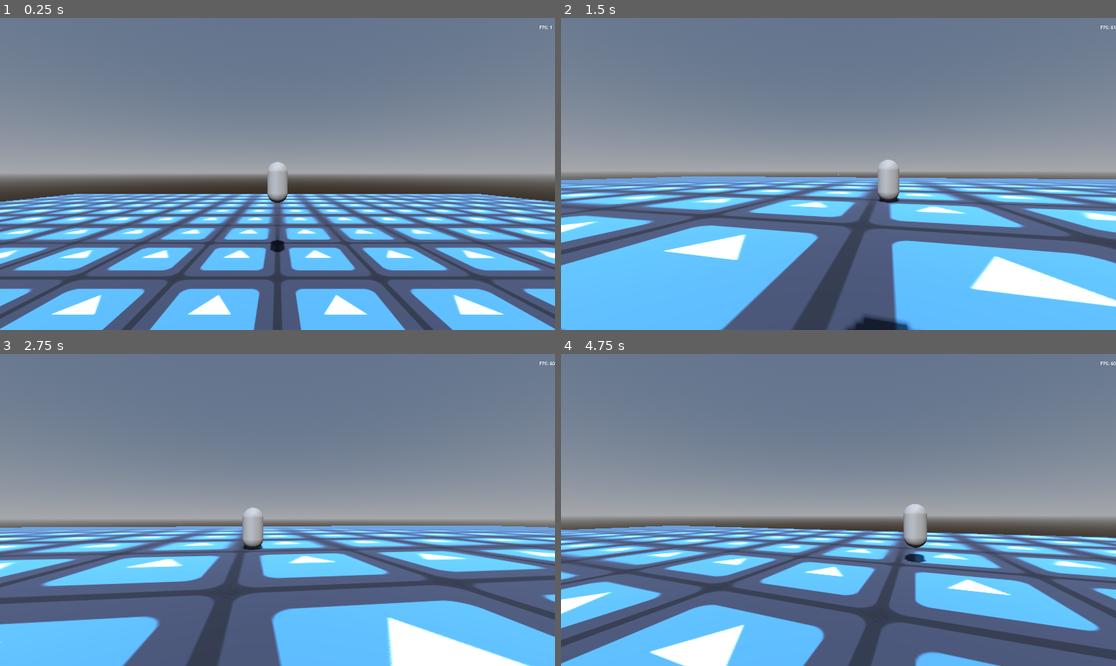
Above: before the commit, frames 1-4 (two rows, left to right).
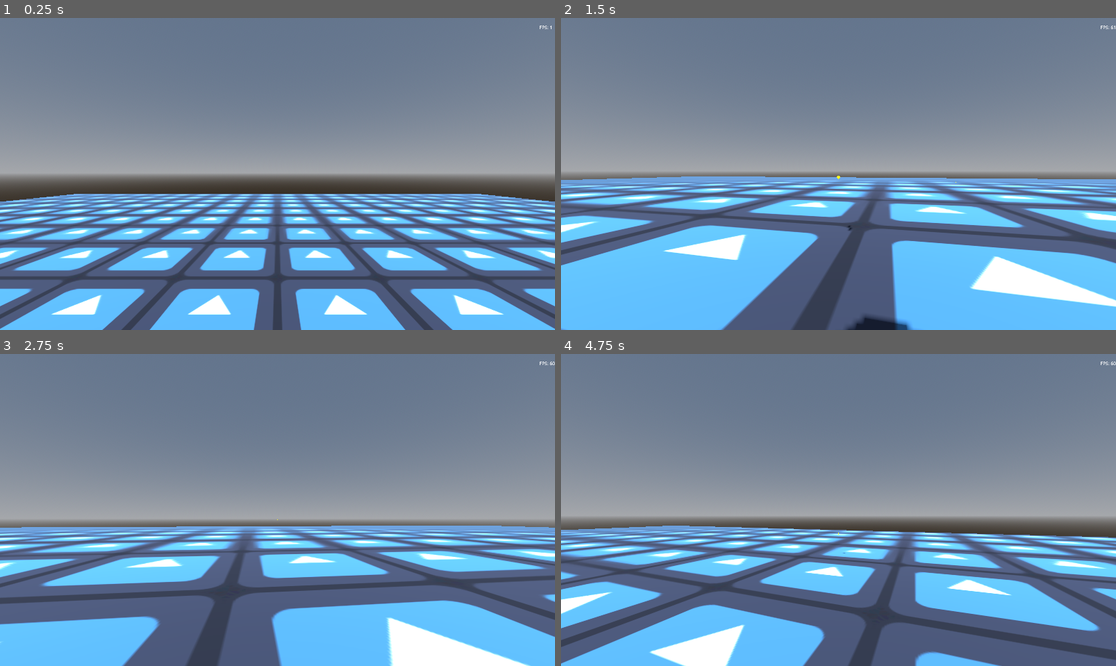
Above: after the commit, the same moments.

Repository: mahdiG/zombool
Game: Godot game, scene res://game.tscn
Same seed, same stepped clock (60 frames per second), same inputs: the game is played once before the commit and once after it. The engine's default icon, where the game draws it, is replaced by a stand-in: a white triangle on a blue panel in a dark square.
Inputs (mouse positions are in pixels of both pictures, inside the frame that each line leads up to):
- Up to frame 1 (0.25 s): no input
- Up to frame 2 (1.5 s): move the mouse to (866, 174) at 0.52 s; press the mouse at (866, 174) at 0.53 s; hold W (move_forward) from 0.53 s (still down); tap Space (jump) at 0.77 s; move the mouse to (810, 174) at 1.27 s; release the mouse at (810, 174) at 1.28 s; click (810, 174) at 1.35 s
- Up to frame 3 (2.75 s): keep holding W (move_forward); tap Space (jump) at 1.52 s; move the mouse to (288, 503) at 2.02 s; press the mouse at (288, 503) at 2.03 s
- Up to frame 4 (4.75 s): keep holding W (move_forward); move the mouse to (832, 516) at 2.77 s; release the mouse at (832, 516) at 2.78 s; click (832, 516) at 2.85 s; tap Space (jump) at 3.02, 3.77, 4.52 s; move the mouse to (877, 513) at 3.52 s; press the mouse at (877, 513) at 3.53 s; move the mouse to (794, 506) at 4.27 s; release the mouse at (794, 506) at 4.28 s; click (794, 506) at 4.35 s

The runs differ from the first frame. In frame 1, 0.5% of the frame differs, in the area x 48-52%, y 46-76%; in frame 2, 0.5%; in frame 3, 0.4%; in frame 4, 0.6%, in the area x 49-66%, y 48-67%.

Commit message:
zombies die now

Diff:
--- a/game.gd
+++ b/game.gd
@@ -34,5 +34,5 @@
 		return
 
 	#print("timer timedout")
-	#spawn_zombie()
-	#zombies_spawned += 1
+	spawn_zombie()
+	zombies_spawned += 1
--- a/game.tscn
+++ b/game.tscn
@@ -1,11 +1,10 @@
-[gd_scene load_steps=17 format=3 uid="uid://gow0dapv2vfr"]
+[gd_scene load_steps=14 format=3 uid="uid://gow0dapv2vfr"]
 
-[ext_resource type="Script" uid="uid://bdpjjkc12bw" path="res://player.gd" id="1_80nbo"]
 [ext_resource type="Script" uid="uid://b1p6wdnn4qppt" path="res://game.gd" id="1_e2o6t"]
 [ext_resource type="PackedScene" uid="uid://cd235ygqed5qe" path="res://zombie.tscn" id="2_feb5d"]
+[ext_resource type="PackedScene" uid="uid://blwv8o35ng6m3" path="res://player.tscn" id="3_7jktm"]
 [ext_resource type="Texture2D" uid="uid://11sve3gj0w8b" path="res://icon.svg" id="4_7jktm"]
 [ext_resource type="AudioStream" uid="uid://b70vlo4hqaf1g" path="res://audio/dreadfulwhispers.mp3" id="4_fc0e3"]
-[ext_resource type="PackedScene" uid="uid://b0astfvi35wnx" path="res://projectile.tscn" id="4_ryrav"]
 
 [sub_resource type="ProceduralSkyMaterial" id="ProceduralSkyMaterial_fc0e3"]
 
@@ -19,10 +18,6 @@
 fog_light_color = Color(0.6553458, 0, 0.113010876, 1)
 fog_density = 1.0
 fog_sky_affect = 0.142
-
-[sub_resource type="CapsuleMesh" id="CapsuleMesh_e2o6t"]
-
-[sub_resource type="CapsuleShape3D" id="CapsuleShape3D_feb5d"]
 
 [sub_resource type="Curve3D" id="Curve3D_feb5d"]
 closed = true
@@ -58,65 +53,8 @@
 transform = Transform3D(1, 0, 0, 0, 0.70710677, 0.7071067, 0, -0.7071067, 0.70710677, 0, 12, 0)
 shadow_enabled = true
 
-[node name="Player" type="CharacterBody3D" parent="."]
+[node name="Player" parent="." instance=ExtResource("3_7jktm")]
 transform = Transform3D(1, 0, 0, 0, 1, 0, 0, 0, 1, 0, 3, 0)
-script = ExtResource("1_80nbo")
-projectile = ExtResource("4_ryrav")
-
-[node name="MeshInstance3D" type="MeshInstance3D" parent="Player"]
-transform = Transform3D(1, 0, 0, 0, 1, 0, 0, 0, 1, 0, 1, 0)
-mesh = SubResource("CapsuleMesh_e2o6t")
-
-[node name="CollisionShape3D" type="CollisionShape3D" parent="Player"]
-transform = Transform3D(1, 0, 0, 0, 1, 0, 0, 0, 1, 0, 1, 0)
-shape = SubResource("CapsuleShape3D_feb5d")
-
-[node name="CameraPivotVertical" type="Node3D" parent="Player"]
-transform = Transform3D(1, 0, 0, 0, 0.999988, 0.00486945, 0, -0.00486945, 0.999988, 0, 1.46296, 0)
-
-[node name="Camera" type="Camera3D" parent="Player/CameraPivotVertical"]
-transform = Transform3D(1, 0, 0, 0, 1.0000001, 1.3969839e-09, 0, -1.3969839e-09, 1.0000001, 0, 0, 0)
-
-[node name="ProjectileSpawnPoint" type="Marker3D" parent="Player/CameraPivotVertical/Camera"]
-transform = Transform3D(1, 0, 0, 0, 1, 0, 0, 0, 1, 0, 0.0030798912, -0.632466)
-
-[node name="OmniLight3D" type="OmniLight3D" parent="Player"]
-transform = Transform3D(1, 0, 0, 0, 1, 0, 0, 0, 1, 0, 1.4000001, -1)
-visible = false
-light_color = Color(0.73, 0.47243163, 0.1971, 1)
-light_energy = 5.57
-light_indirect_energy = 16.0
-omni_attenuation = 1.35
-
-[node name="Player2" type="CharacterBody3D" parent="."]
-transform = Transform3D(1, 0, 0, 0, 1, 0, 0, 0, 1, 0, 3, -10)
-script = ExtResource("1_80nbo")
-projectile = ExtResource("4_ryrav")
-
-[node name="MeshInstance3D" type="MeshInstance3D" parent="Player2"]
-transform = Transform3D(1, 0, 0, 0, 1, 0, 0, 0, 1, 0, 1, 0)
-mesh = SubResource("CapsuleMesh_e2o6t")
-
-[node name="CollisionShape3D" type="CollisionShape3D" parent="Player2"]
-transform = Transform3D(1, 0, 0, 0, 1, 0, 0, 0, 1, 0, 1, 0)
-shape = SubResource("CapsuleShape3D_feb5d")
-
-[node name="CameraPivotVertical" type="Node3D" parent="Player2"]
-transform = Transform3D(1, 0, 0, 0, 0.999988, 0.00486945, 0, -0.00486945, 0.999988, 0, 1.46296, 0)
-
-[node name="Camera" type="Camera3D" parent="Player2/CameraPivotVertical"]
-transform = Transform3D(1, 0, 0, 0, 1.0000001, 1.3969839e-09, 0, -1.3969839e-09, 1.0000001, 0, 0, 0)
-
-[node name="ProjectileSpawnPoint" type="Marker3D" parent="Player2/CameraPivotVertical/Camera"]
-transform = Transform3D(1, 0, 0, 0, 1, 0, 0, 0, 1, 0, 0.0030798912, -0.632466)
-
-[node name="OmniLight3D" type="OmniLight3D" parent="Player2"]
-transform = Transform3D(1, 0, 0, 0, 1, 0, 0, 0, 1, 0, 1.4000001, -1)
-visible = false
-light_color = Color(0.73, 0.47243163, 0.1971, 1)
-light_energy = 5.57
-light_indirect_energy = 16.0
-omni_attenuation = 1.35
 
 [node name="SpawnPath" type="Path3D" parent="."]
 curve = SubResource("Curve3D_feb5d")
--- a/player.gd
+++ b/player.gd
@@ -63,5 +63,4 @@
 
 	var direction := camera_pivot_vertical.global_position.direction_to(projectile_spawn_point.global_position)
 	owner.add_child(bullet)
-	#bullet.apply_central_impulse(direction * (30 + velocity.length()))
-	bullet.apply_central_force(direction * (5000 + velocity.length()))
+	bullet.apply_central_impulse(direction * (30 + velocity.length()))
--- /dev/null
+++ b/player.tscn
@@ -0,0 +1,37 @@
+[gd_scene load_steps=5 format=3 uid="uid://blwv8o35ng6m3"]
+
+[ext_resource type="Script" uid="uid://bdpjjkc12bw" path="res://player.gd" id="1_onrkg"]
+[ext_resource type="PackedScene" uid="uid://b0astfvi35wnx" path="res://projectile.tscn" id="2_i3pqv"]
+
+[sub_resource type="CapsuleMesh" id="CapsuleMesh_e2o6t"]
+
+[sub_resource type="CapsuleShape3D" id="CapsuleShape3D_feb5d"]
+
+[node name="Player" type="CharacterBody3D"]
+script = ExtResource("1_onrkg")
+projectile = ExtResource("2_i3pqv")
+
+[node name="MeshInstance3D" type="MeshInstance3D" parent="."]
+transform = Transform3D(1, 0, 0, 0, 1, 0, 0, 0, 1, 0, 1, 0)
+mesh = SubResource("CapsuleMesh_e2o6t")
+
+[node name="CollisionShape3D" type="CollisionShape3D" parent="."]
+transform = Transform3D(1, 0, 0, 0, 1, 0, 0, 0, 1, 0, 1, 0)
+shape = SubResource("CapsuleShape3D_feb5d")
+
+[node name="CameraPivotVertical" type="Node3D" parent="."]
+transform = Transform3D(1, 0, 0, 0, 0.999988, 0.00486945, 0, -0.00486945, 0.999988, 0, 1.46296, 0)
+
+[node name="Camera" type="Camera3D" parent="CameraPivotVertical"]
+transform = Transform3D(1, 0, 0, 0, 1.0000001, 1.3969839e-09, 0, -1.3969839e-09, 1.0000001, 0, 0, 0)
+
+[node name="ProjectileSpawnPoint" type="Marker3D" parent="CameraPivotVertical/Camera"]
+transform = Transform3D(1, 0, 0, 0, 1, 0, 0, 0, 1, 0, 0.0030798912, -0.632466)
+
+[node name="OmniLight3D" type="OmniLight3D" parent="."]
+transform = Transform3D(1, 0, 0, 0, 1, 0, 0, 0, 1, 0, 1.4000001, -1)
+visible = false
+light_color = Color(0.73, 0.47243163, 0.1971, 1)
+light_energy = 5.57
+light_indirect_energy = 16.0
+omni_attenuation = 1.35
--- a/project.godot
+++ b/project.godot
@@ -58,6 +58,7 @@
 
 3d_physics/layer_1="Player"
 3d_physics/layer_2="Enemy"
+3d_physics/layer_3="Projectiles"
 
 [physics]
 
--- a/projectile.gd
+++ b/projectile.gd
@@ -1,14 +1,18 @@
 extends RigidBody3D
 
+@export var damage := 50
 @onready var explosion_vfx: GPUParticles3D = $ExplosionVFX
 @onready var mesh: MeshInstance3D = $MeshInstance3D
 @onready var timer: Timer = $Timer
-
+@onready var collision_shape_3d: CollisionShape3D = $CollisionShape3D
 
 func _on_body_entered(_body: Node) -> void:
-	timer.start()
+	print("projectile on body entered: ", _body)
+	collision_shape_3d.disabled = true
 	mesh.hide()
 	explosion_vfx.emitting = true
+	if _body.has_method("take_damage"):
+		_body.take_damage(damage)
 
 func _on_timer_timeout() -> void:
 	queue_free()
--- a/projectile.tscn
+++ b/projectile.tscn
@@ -7,12 +7,13 @@
 emission_enabled = true
 emission = Color(1, 1, 0, 1)
 
-[sub_resource type="SphereMesh" id="SphereMesh_a85iw"]
-radius = 0.01
-height = 0.02
+[sub_resource type="CapsuleMesh" id="CapsuleMesh_a85iw"]
+radius = 0.03
+height = 0.5
 
-[sub_resource type="SphereShape3D" id="SphereShape3D_qxf0c"]
-radius = 0.01
+[sub_resource type="CapsuleShape3D" id="CapsuleShape3D_qxf0c"]
+radius = 0.03
+height = 0.5
 
 [sub_resource type="ParticleProcessMaterial" id="ParticleProcessMaterial_qxf0c"]
 lifetime_randomness = 0.11
@@ -30,18 +31,20 @@
 size = Vector3(0.1, 0.1, 0.1)
 
 [node name="Projectile" type="RigidBody3D"]
-collision_layer = 2
+collision_layer = 4
 collision_mask = 2
 contact_monitor = true
 max_contacts_reported = 1
 script = ExtResource("1_a85iw")
 
 [node name="MeshInstance3D" type="MeshInstance3D" parent="."]
+transform = Transform3D(1.9106855e-15, -4.371139e-08, -1, -1, -4.371139e-08, 0, -4.371139e-08, 1, -4.371139e-08, 0, 0, 0)
 material_override = SubResource("StandardMaterial3D_a85iw")
-mesh = SubResource("SphereMesh_a85iw")
+mesh = SubResource("CapsuleMesh_a85iw")
 
 [node name="CollisionShape3D" type="CollisionShape3D" parent="."]
-shape = SubResource("SphereShape3D_qxf0c")
+transform = Transform3D(1.9106855e-15, -4.371139e-08, -1, -1, -4.371139e-08, 0, -4.371139e-08, 1, -4.371139e-08, 0, 0, 0)
+shape = SubResource("CapsuleShape3D_qxf0c")
 
 [node name="ExplosionVFX" type="GPUParticles3D" parent="."]
 cast_shadow = 0
@@ -53,6 +56,7 @@
 draw_pass_1 = SubResource("BoxMesh_sxmqc")
 
 [node name="Timer" type="Timer" parent="."]
+wait_time = 10.0
 one_shot = true
 autostart = true
 
--- a/zombie.gd
+++ b/zombie.gd
@@ -4,6 +4,7 @@
 
 @onready var navigation_agent: NavigationAgent3D = $NavigationAgent
 
+var health := 100
 var target_hero: CharacterBody3D
 
 func _ready() -> void:
@@ -40,3 +41,12 @@
 func _on_navigation_agent_target_reached() -> void:
 	print("reached target")
 #	TODO: attack the character
+
+func take_damage(amount: int) -> void:
+	health = health - amount
+	if health <= 0:
+		die()
+
+func die() -> void:
+	print("zombie died")
+	queue_free()
--- a/zombie.tscn
+++ b/zombie.tscn
@@ -11,6 +11,8 @@
 [sub_resource type="CapsuleShape3D" id="CapsuleShape3D_roy8y"]
 
 [node name="Zombie" type="CharacterBody3D"]
+collision_layer = 2
+collision_mask = 7
 script = ExtResource("1_uiaus")
 
 [node name="MeshInstance3D" type="MeshInstance3D" parent="."]
